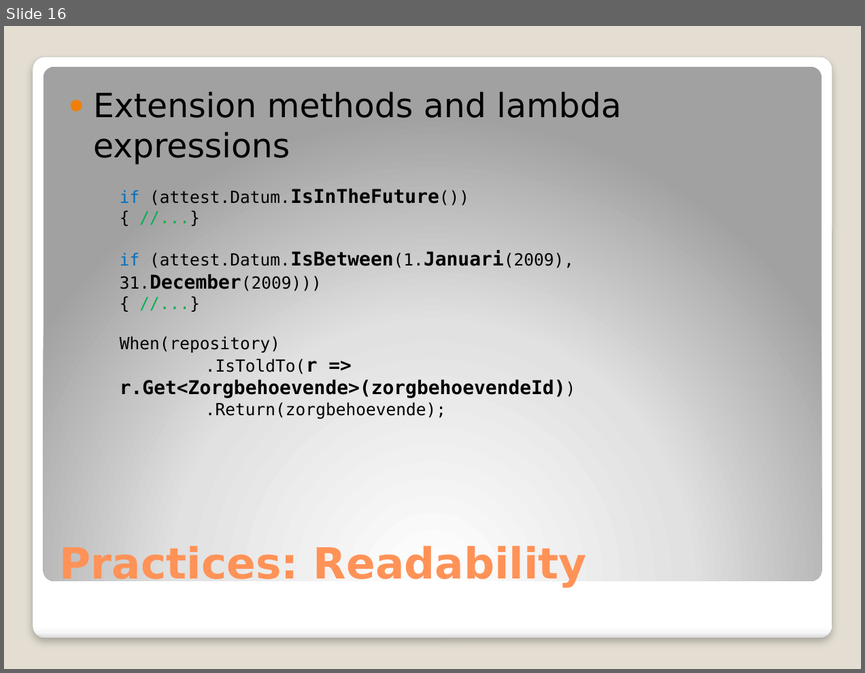
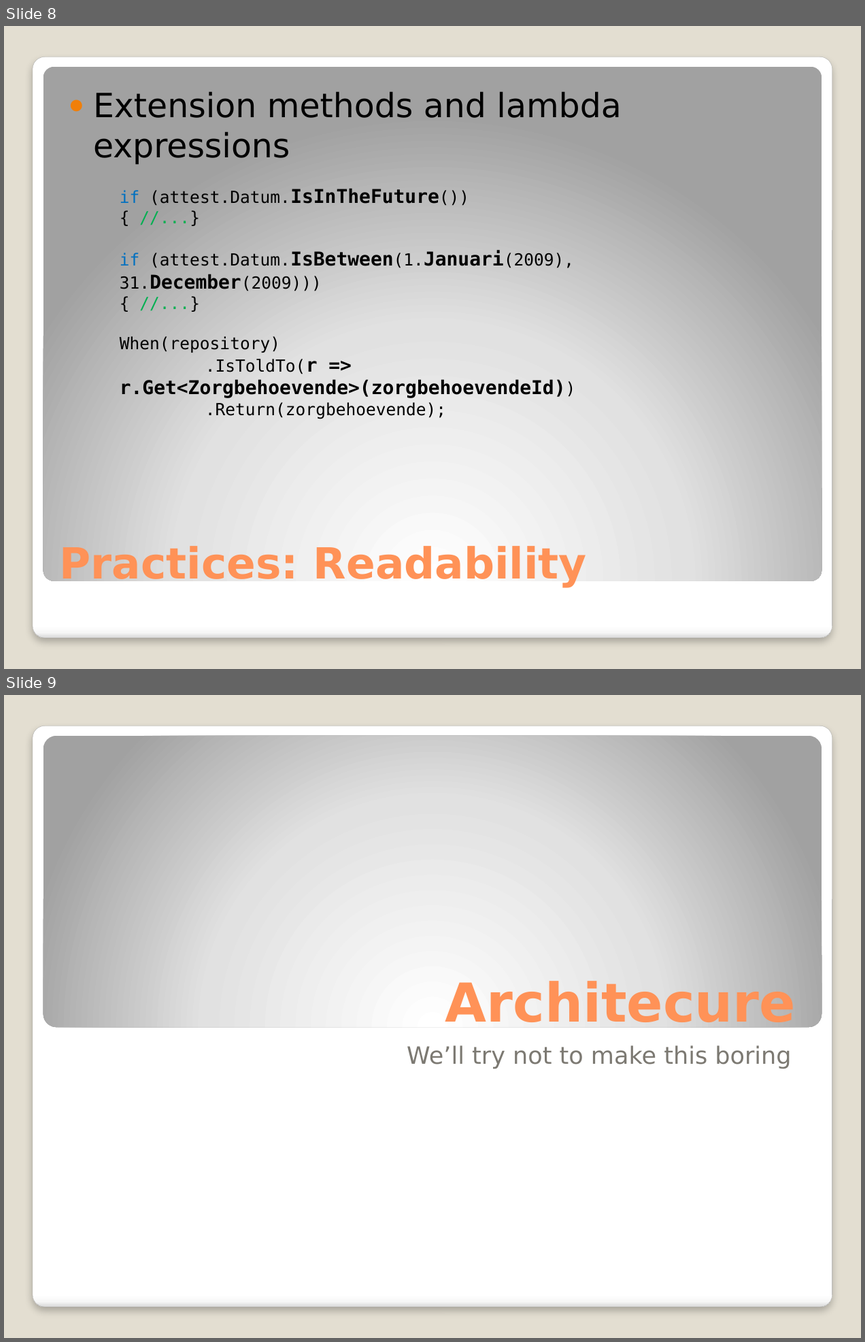
Before and after one commit to michelgrootjans/dkvlessonslearned, a slide deck: slides/Technical Session/Lessons learned.pptx. Shown one above the other, each under a label of ours: slide 16 before the commit, slides 8 and 9 after it. The pictures are 865x673 and 865x1342 pixels, drawn with LibreOffice and Linux fonts; fonts in the diff are those of the drawing. Boxes give left, top, right and bottom in pixels: in the first picture for what was removed or moved away, otherwise in the second. Text is boxed around its words. In the diff, an @@ line names an element or a change of style, - is before the commit and + after.

```diff
--- a/slides/Technical Session/Lessons learned.pptx
+++ b/slides/Technical Session/Lessons learned.pptx
@@ slide 9 added at box(4, 695, 861, 1338), background #E3DED1; not listed: 1 template element that a slide beside it also shows @@
@@ rounded rectangle added at box(43, 735, 821, 1027), fill gradient #FFFFFF to #E1E1E1 to #A2A2A2 @@
@@ title added at box(445, 979, 796, 1033), 45 pt, text #FF9258, bold @@
+Architecure
@@ subtitle added at box(407, 1045, 791, 1068), 20 pt, text #7C7A72 @@
+We’ll try not to make this boring
@@ what was slide 16 is now slide 8 @@
```
Also in this commit, not shown: 5 slides changed, 14 other slides added, 1 slide removed, 3 other files.
